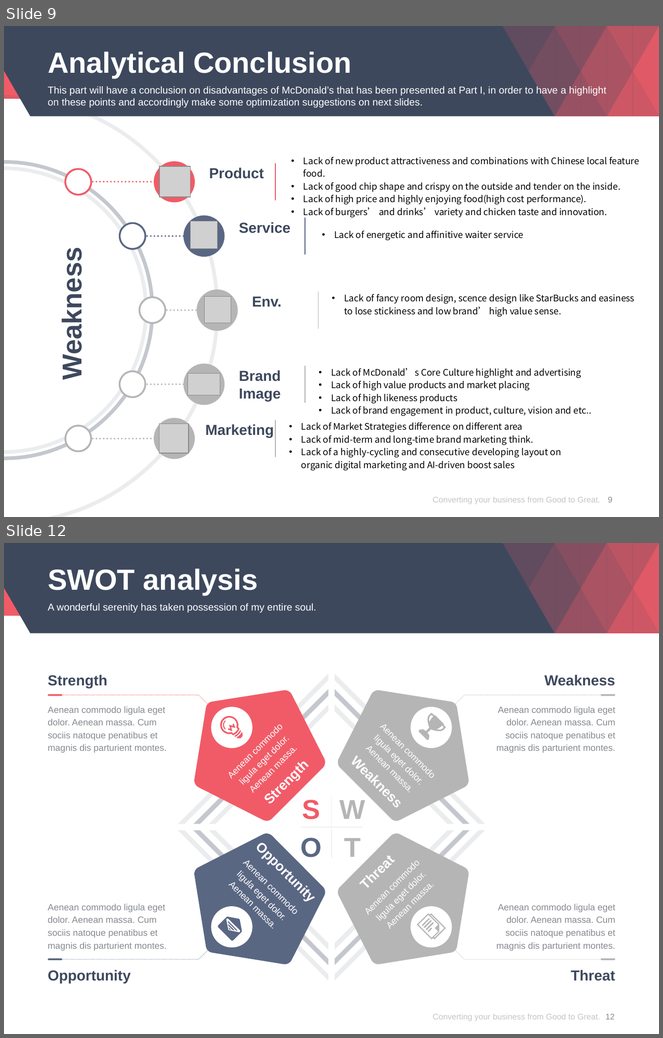
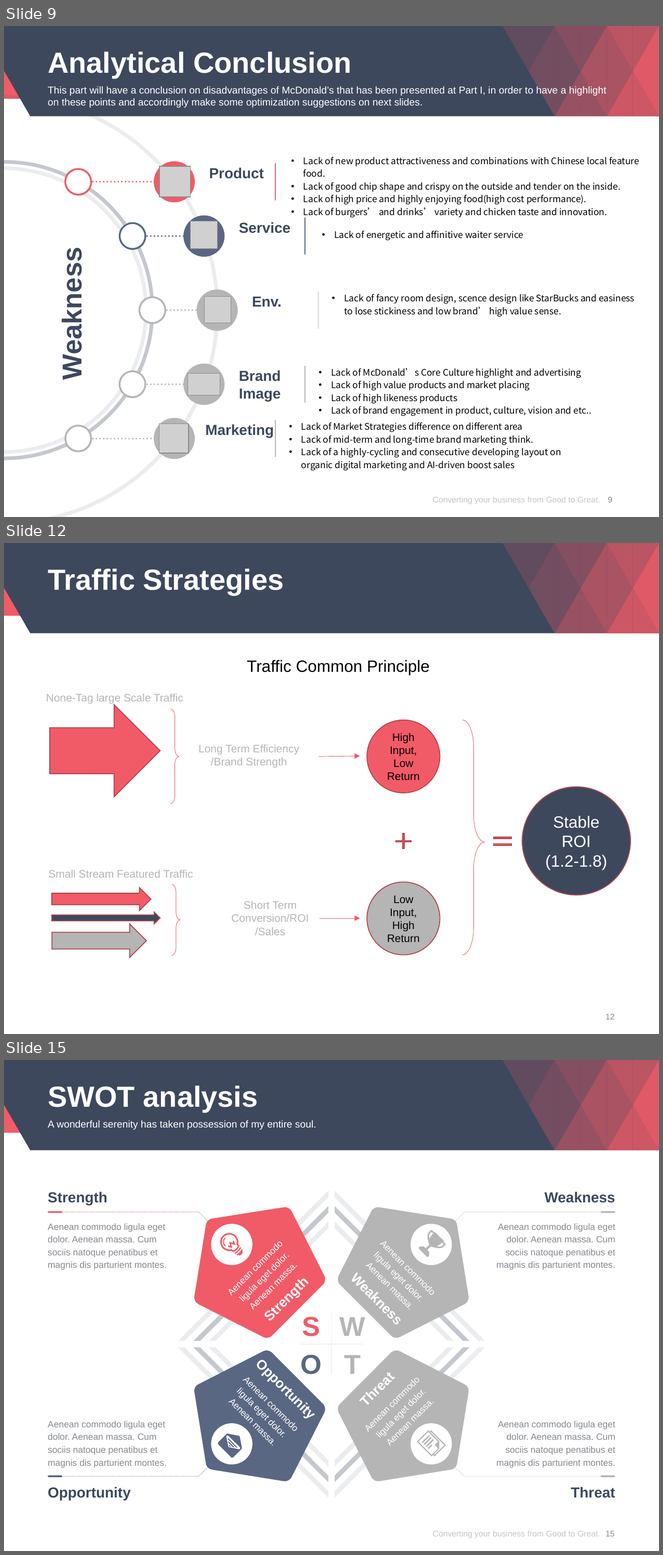
Before and after one commit to davidjacksonluther/impacttest, a slide deck: View/Company/McDonalds/Competitor Analysis.pptx. Shown one above the other, each under a label of ours: slides 9 and 12 before the commit, slides 9, 12 and 15 after it; the slides between them are not shown. The pictures are 663x1038 and 663x1555 pixels, drawn with LibreOffice and Linux fonts; fonts in the diff are those of the drawing; grey boxes stand for pictures; background and template pictures are left out. Boxes give left, top, right and bottom in pixels: in the first picture for what was removed or moved away, otherwise in the second. Text is boxed around its words. In the diff, an @@ line names an element or a change of style, - is before the commit and + after.

```diff
--- a/View/Company/McDonalds/Competitor Analysis.pptx
+++ b/View/Company/McDonalds/Competitor Analysis.pptx
@@ slide 12 added at bbox=[4, 543, 659, 1034], background #FFFFFF; not listed: 22 template elements that a slide beside it also shows @@
@@ title added at bbox=[48, 568, 284, 596], 32 pt, text #FFFFFF, bold @@
+Traffic Strategies
@@ text added at bbox=[247, 660, 430, 675], 18 pt, text #000000 @@
+Traffic Common Principle
@@ group added at bbox=[46, 694, 631, 958]: 4 right arrows, 4 texts, 3 right braces, 3 ellipses, 2 arrows, 1 plus sign, 1 math equal @@
+None-Tag large Scale Traffic
+Small Stream Featured Traffic
+Long Term Efficiency
+/Brand Strength
+Short Term Conversion/ROI/Sales
+High Input,
+Low Return
+Low Input,
+High Return
+Stable ROI
+(1.2-1.8)
@@ page number added at bbox=[606, 1014, 615, 1020], 9 pt, text #85898F @@
+12
@@ what was slide 12 is now slide 15 @@
@@ page number at bbox=[606, 1531, 615, 1537]: text changed @@
-12
+15
```
Also in this commit, not shown: 13 slides changed, 2 other slides added, 2 other files.
